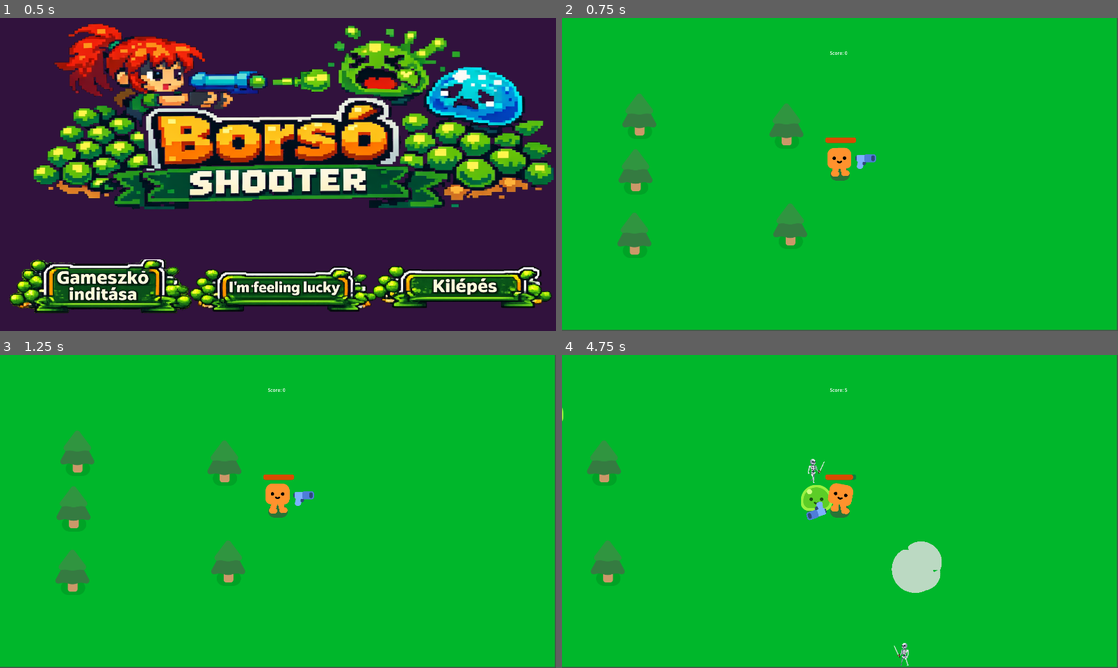
Above: before the commit, frames 1-4 (two rows, left to right).
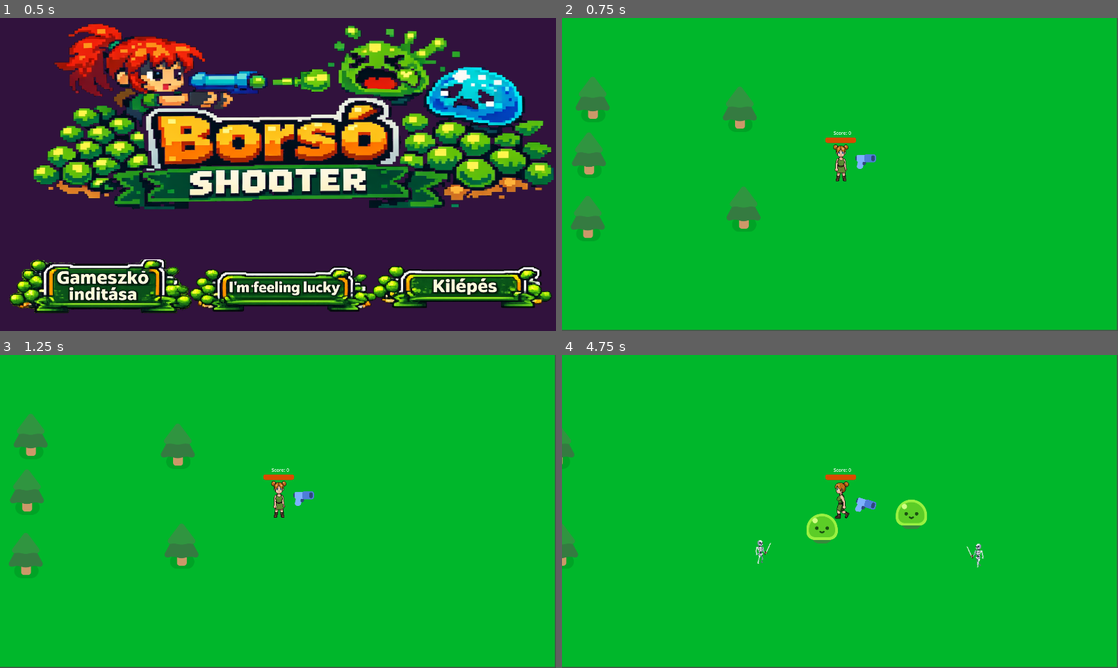
Above: after the commit, the same moments.

Repository: BeldyAdam/Godot_Top_Down_shooter
Game: Godot game, scene res://main_menu.tscn
Same seed, same stepped clock (60 frames per second), same inputs: the game is played once before the commit and once after it.
Inputs (mouse positions are in pixels of both pictures, inside the frame that each line leads up to):
- Up to frame 1 (0.5 s): no input
- Up to frame 2 (0.75 s): click (656, 290) at 0.5 s
- Up to frame 3 (1.25 s): no input
- Up to frame 4 (4.75 s): tap Enter at 1.25 s; hold D (move_right) 1.28-2.03 s; hold S (move_down) 2.03-2.78 s; hold D (move_right) 2.78-3.53 s; hold W (move_up) 3.53-4.28 s; hold A (move_left) from 4.28 s (still down)

Frame 1 is identical in both runs. In frame 2, 5.2% of the frame differs, in the area x 1-52%, y 10-76%; in frame 3, 5.3%, in the area x 1-53%, y 10-76%; in frame 4, 4.7%.

Commit message:
Add new player character with 4-directional animations (idle & walk)

Diff:
--- a/game.tscn
+++ b/game.tscn
@@ -1,8 +1,8 @@
 [gd_scene format=3 uid="uid://b3u84076due2"]
 
-[ext_resource type="PackedScene" uid="uid://c1sx7bic4uhdj" path="res://player.tscn" id="1_80nbo"]
 [ext_resource type="Script" uid="uid://dususlr2yr63q" path="res://game.gd" id="1_fc0e3"]
 [ext_resource type="PackedScene" uid="uid://dq3r015sr1uql" path="res://pine_tree.tscn" id="2_e2o6t"]
+[ext_resource type="PackedScene" uid="uid://bqy2e3ap7l3dt" path="res://player_borso.tscn" id="2_eow3j"]
 [ext_resource type="Texture2D" uid="uid://c6s3i4uywjhe5" path="res://Buttons/EndScreenImage.PNG" id="4_ryrav"]
 [ext_resource type="Texture2D" uid="uid://d8qi7qhnyl7u" path="res://Buttons/BackToMainMenu.PNG" id="5_eow3j"]
 [ext_resource type="Texture2D" uid="uid://bmdnb42moel1e" path="res://Buttons/EndScreenImageDecor.PNG" id="5_j5wjh"]
@@ -26,11 +26,10 @@
 offset_bottom = 1076.0
 color = Color(1.8289685e-06, 0.7180598, 0.16849172, 1)
 
-[node name="Player" parent="." unique_id=1549240604 instance=ExtResource("1_80nbo")]
-position = Vector2(967, 551)
+[node name="Player" parent="." unique_id=1549240604 instance=ExtResource("2_eow3j")]
+position = Vector2(1128, 609)
 
 [node name="Path2D" type="Path2D" parent="Player" unique_id=1858822692]
-position = Vector2(-967, -551)
 curve = SubResource("Curve2D_feb5d")
 
 [node name="PathFollow2D" type="PathFollow2D" parent="Player/Path2D" unique_id=313136003]
@@ -40,10 +39,10 @@
 
 [node name="ScoreLabel" type="Label" parent="Player" unique_id=570636720]
 unique_name_in_owner = true
-offset_left = -35.0
-offset_top = -431.0
-offset_right = 13.0
-offset_bottom = -408.0
+offset_left = -22.0
+offset_top = -155.0
+offset_right = 26.0
+offset_bottom = -132.0
 text = "0"
 
 [node name="PineTree" parent="." unique_id=550768128 instance=ExtResource("2_e2o6t")]
--- a/player.gd
+++ b/player.gd
@@ -10,10 +10,34 @@
 	velocity = direction * 600
 	move_and_slide()
 
+	#if velocity.length() > 0.0:
+		#%HappyBoo.play_walk_animation()
+	#else:
+		#%HappyBoo.play_idle_animation()
+
+	var sprite = $HappyBoo/Sprite
+	var anim_direction = "south"
+
+	if abs(direction.x) > abs(direction.y):
+		if direction.x > 0:
+			anim_direction = "east"
+		elif direction.x < 0:
+			anim_direction = "west"
+	else:
+		if direction.y > 0:
+			anim_direction = "south"
+		elif direction.y < 0:
+			anim_direction = "north"
+
 	if velocity.length() > 0.0:
-		%HappyBoo.play_walk_animation()
+		var walk_animation = "walk_" + anim_direction
+		if sprite.animation != walk_animation:
+			sprite.play(walk_animation)
 	else:
-		%HappyBoo.play_idle_animation()
+		var idle_animation = "idle_" + anim_direction
+		if sprite.animation != idle_animation:
+			sprite.play(idle_animation)
+
 
 	if slime_damage_cooldown > 0.0:
 		slime_damage_cooldown -= delta
--- /dev/null
+++ b/player_borso.tscn
@@ -0,0 +1,268 @@
+[gd_scene format=3 uid="uid://bqy2e3ap7l3dt"]
+
+[ext_resource type="Script" uid="uid://brvlsv1ci5w12" path="res://player.gd" id="1_jxase"]
+[ext_resource type="Texture2D" uid="uid://ddd06whbhqil3" path="res://characters/borso/animations/Breathing_Idle-a98f23d6/south/frame_000.png" id="3_bh08e"]
+[ext_resource type="Texture2D" uid="uid://csxlyqmbs4edd" path="res://characters/borso/animations/Breathing_Idle-a98f23d6/east/frame_000.png" id="3_j2ftx"]
+[ext_resource type="PackedScene" uid="uid://du5i8r7jdycua" path="res://gun.tscn" id="3_jxlfu"]
+[ext_resource type="Texture2D" uid="uid://c3yg4w2kubb0x" path="res://characters/borso/animations/Breathing_Idle-a98f23d6/east/frame_001.png" id="4_itsm7"]
+[ext_resource type="Texture2D" uid="uid://bgryrg6pdq1lq" path="res://characters/borso/animations/Breathing_Idle-a98f23d6/south/frame_001.png" id="4_ls8vi"]
+[ext_resource type="Texture2D" uid="uid://paktj21rbhym" path="res://characters/borso/animations/Breathing_Idle-a98f23d6/south/frame_002.png" id="5_g0f07"]
+[ext_resource type="Texture2D" uid="uid://bi41dfc5dt7yg" path="res://characters/borso/animations/Breathing_Idle-a98f23d6/east/frame_002.png" id="5_oguyp"]
+[ext_resource type="Texture2D" uid="uid://iociwjd1xw28" path="res://characters/borso/animations/Breathing_Idle-a98f23d6/east/frame_003.png" id="6_1gp1f"]
+[ext_resource type="Texture2D" uid="uid://bo81nh73orj2b" path="res://characters/borso/animations/Breathing_Idle-a98f23d6/south/frame_003.png" id="6_x8r2d"]
+[ext_resource type="Texture2D" uid="uid://br5jp1ekat0tp" path="res://characters/borso/animations/Breathing_Idle-a98f23d6/north/frame_000.png" id="7_7o1pn"]
+[ext_resource type="Texture2D" uid="uid://xjbwxpbbxqvc" path="res://characters/borso/animations/animation-3aeabcf0/south/frame_000.png" id="7_j2ftx"]
+[ext_resource type="Texture2D" uid="uid://bo84k43dja1r5" path="res://characters/borso/animations/Breathing_Idle-a98f23d6/north/frame_001.png" id="8_1ajm0"]
+[ext_resource type="Texture2D" uid="uid://dv68kg57c050d" path="res://characters/borso/animations/animation-3aeabcf0/south/frame_001.png" id="8_itsm7"]
+[ext_resource type="Texture2D" uid="uid://fwfslehxobwy" path="res://characters/borso/animations/Breathing_Idle-a98f23d6/north/frame_002.png" id="9_jeph1"]
+[ext_resource type="Texture2D" uid="uid://usg51y05u2e3" path="res://characters/borso/animations/animation-3aeabcf0/south/frame_002.png" id="9_oguyp"]
+[ext_resource type="Texture2D" uid="uid://bd8lejymthw5v" path="res://characters/borso/animations/animation-3aeabcf0/south/frame_003.png" id="10_1gp1f"]
+[ext_resource type="Texture2D" uid="uid://h6s1i25hr4md" path="res://characters/borso/animations/Breathing_Idle-a98f23d6/north/frame_003.png" id="10_ms0o2"]
+[ext_resource type="Texture2D" uid="uid://bkug0fnfu1jvr" path="res://characters/borso/animations/animation-3aeabcf0/south/frame_004.png" id="11_7o1pn"]
+[ext_resource type="Texture2D" uid="uid://bxpymyahosg6n" path="res://characters/borso/animations/animation-3aeabcf0/south/frame_005.png" id="12_1ajm0"]
+[ext_resource type="Texture2D" uid="uid://8p3aevmpra4v" path="res://characters/borso/animations/Breathing_Idle-a98f23d6/west/frame_000.png" id="15_3yxhy"]
+[ext_resource type="Texture2D" uid="uid://cvmindjevrxsv" path="res://characters/borso/animations/Breathing_Idle-a98f23d6/west/frame_001.png" id="16_ptrv3"]
+[ext_resource type="Texture2D" uid="uid://ero3b414ko8" path="res://characters/borso/animations/Breathing_Idle-a98f23d6/west/frame_002.png" id="17_5v0pq"]
+[ext_resource type="Texture2D" uid="uid://lrenbxja11nf" path="res://characters/borso/animations/Breathing_Idle-a98f23d6/west/frame_003.png" id="18_3cjud"]
+[ext_resource type="Texture2D" uid="uid://bn3ybe0hdlxpo" path="res://characters/borso/animations/animation-3aeabcf0/east/frame_000.png" id="19_jb87o"]
+[ext_resource type="Texture2D" uid="uid://bcgwy57tk42im" path="res://characters/borso/animations/animation-3aeabcf0/east/frame_001.png" id="20_olfl4"]
+[ext_resource type="Texture2D" uid="uid://5i7u0aul1fm" path="res://characters/borso/animations/animation-3aeabcf0/east/frame_002.png" id="21_t802q"]
+[ext_resource type="Texture2D" uid="uid://bc56ihf8hg7jw" path="res://characters/borso/animations/animation-3aeabcf0/east/frame_003.png" id="22_5wdec"]
+[ext_resource type="Texture2D" uid="uid://cxb76t0thopaw" path="res://characters/borso/animations/animation-3aeabcf0/east/frame_004.png" id="23_ockyw"]
+[ext_resource type="Texture2D" uid="uid://bfc24qu10a8kf" path="res://characters/borso/animations/animation-3aeabcf0/east/frame_005.png" id="24_hi26h"]
+[ext_resource type="Texture2D" uid="uid://dny4do4e62kve" path="res://characters/borso/animations/animation-3aeabcf0/north/frame_000.png" id="25_rlt20"]
+[ext_resource type="Texture2D" uid="uid://18h1a332d3o5" path="res://characters/borso/animations/animation-3aeabcf0/north/frame_001.png" id="26_g1cjh"]
+[ext_resource type="Texture2D" uid="uid://d267eg6igkb2f" path="res://characters/borso/animations/animation-3aeabcf0/north/frame_002.png" id="27_nk8hc"]
+[ext_resource type="Texture2D" uid="uid://b1qx3c8j5vpv2" path="res://characters/borso/animations/animation-3aeabcf0/north/frame_003.png" id="28_sx3n1"]
+[ext_resource type="Texture2D" uid="uid://b7jjqo2qujfoh" path="res://characters/borso/animations/animation-3aeabcf0/north/frame_004.png" id="29_6udor"]
+[ext_resource type="Texture2D" uid="uid://b0ipire50kc8c" path="res://characters/borso/animations/animation-3aeabcf0/north/frame_005.png" id="30_k7tww"]
+[ext_resource type="Texture2D" uid="uid://cgjpulqa22y5v" path="res://characters/borso/animations/animation-3aeabcf0/west/frame_000.png" id="37_brewe"]
+[ext_resource type="Texture2D" uid="uid://bo5pxxeuoccph" path="res://characters/borso/animations/animation-3aeabcf0/west/frame_001.png" id="38_nfytp"]
+[ext_resource type="Texture2D" uid="uid://nhsy02wbgx4c" path="res://characters/borso/animations/animation-3aeabcf0/west/frame_002.png" id="39_54mfw"]
+[ext_resource type="Texture2D" uid="uid://cu3avpd0rmpnh" path="res://characters/borso/animations/animation-3aeabcf0/west/frame_003.png" id="40_fwlbo"]
+[ext_resource type="Texture2D" uid="uid://cdlm6gra4prbk" path="res://characters/borso/animations/animation-3aeabcf0/west/frame_004.png" id="41_kwesg"]
+[ext_resource type="Texture2D" uid="uid://buh5hod2cyhnp" path="res://characters/borso/animations/animation-3aeabcf0/west/frame_005.png" id="42_mr7y6"]
+
+[sub_resource type="CircleShape2D" id="CircleShape2D_onrkg"]
+radius = 49.0
+
+[sub_resource type="CircleShape2D" id="CircleShape2D_i3pqv"]
+radius = 65.9242
+
+[sub_resource type="StyleBoxFlat" id="StyleBoxFlat_hqtel"]
+bg_color = Color(0.0961, 0.26721993, 0.31, 0.49019608)
+corner_radius_top_left = 8
+corner_radius_top_right = 8
+corner_radius_bottom_right = 8
+corner_radius_bottom_left = 8
+
+[sub_resource type="StyleBoxFlat" id="StyleBoxFlat_i3pqv"]
+bg_color = Color(0.84127694, 0.29570818, 5.7756904e-07, 1)
+corner_radius_top_left = 8
+corner_radius_top_right = 8
+corner_radius_bottom_right = 8
+corner_radius_bottom_left = 8
+
+[sub_resource type="SpriteFrames" id="SpriteFrames_jeph1"]
+animations = [{
+"frames": [{
+"duration": 1.0,
+"texture": ExtResource("3_j2ftx")
+}, {
+"duration": 1.0,
+"texture": ExtResource("4_itsm7")
+}, {
+"duration": 1.0,
+"texture": ExtResource("5_oguyp")
+}, {
+"duration": 1.0,
+"texture": ExtResource("6_1gp1f")
+}],
+"loop": true,
+"name": &"idle_east",
+"speed": 4.0
+}, {
+"frames": [{
+"duration": 1.0,
+"texture": ExtResource("7_7o1pn")
+}, {
+"duration": 1.0,
+"texture": ExtResource("8_1ajm0")
+}, {
+"duration": 1.0,
+"texture": ExtResource("9_jeph1")
+}, {
+"duration": 1.0,
+"texture": ExtResource("10_ms0o2")
+}],
+"loop": true,
+"name": &"idle_north",
+"speed": 4.0
+}, {
+"frames": [{
+"duration": 1.0,
+"texture": ExtResource("3_bh08e")
+}, {
+"duration": 1.0,
+"texture": ExtResource("4_ls8vi")
+}, {
+"duration": 1.0,
+"texture": ExtResource("5_g0f07")
+}, {
+"duration": 1.0,
+"texture": ExtResource("6_x8r2d")
+}],
+"loop": true,
+"name": &"idle_south",
+"speed": 4.0
+}, {
+"frames": [{
+"duration": 1.0,
+"texture": ExtResource("15_3yxhy")
+}, {
+"duration": 1.0,
+"texture": ExtResource("16_ptrv3")
+}, {
+"duration": 1.0,
+"texture": ExtResource("17_5v0pq")
+}, {
+"duration": 1.0,
+"texture": ExtResource("18_3cjud")
+}],
+"loop": true,
+"name": &"idle_west",
+"speed": 4.0
+}, {
+"frames": [{
+"duration": 1.0,
+"texture": ExtResource("19_jb87o")
+}, {
+"duration": 1.0,
+"texture": ExtResource("20_olfl4")
+}, {
+"duration": 1.0,
+"texture": ExtResource("21_t802q")
+}, {
+"duration": 1.0,
+"texture": ExtResource("22_5wdec")
+}, {
+"duration": 1.0,
+"texture": ExtResource("23_ockyw")
+}, {
+"duration": 1.0,
+"texture": ExtResource("24_hi26h")
+}],
+"loop": true,
+"name": &"walk_east",
+"speed": 6.0
+}, {
+"frames": [{
+"duration": 1.0,
+"texture": ExtResource("25_rlt20")
+}, {
+"duration": 1.0,
+"texture": ExtResource("26_g1cjh")
+}, {
+"duration": 1.0,
+"texture": ExtResource("27_nk8hc")
+}, {
+"duration": 1.0,
+"texture": ExtResource("28_sx3n1")
+}, {
+"duration": 1.0,
+"texture": ExtResource("29_6udor")
+}, {
+"duration": 1.0,
+"texture": ExtResource("30_k7tww")
+}],
+"loop": true,
+"name": &"walk_north",
+"speed": 6.0
+}, {
+"frames": [{
+"duration": 1.0,
+"texture": ExtResource("7_j2ftx")
+}, {
+"duration": 1.0,
+"texture": ExtResource("8_itsm7")
+}, {
+"duration": 1.0,
+"texture": ExtResource("9_oguyp")
+}, {
+"duration": 1.0,
+"texture": ExtResource("10_1gp1f")
+}, {
+"duration": 1.0,
+"texture": ExtResource("11_7o1pn")
+}, {
+"duration": 1.0,
+"texture": ExtResource("12_1ajm0")
+}],
+"loop": true,
+"name": &"walk_south",
+"speed": 6.0
+}, {
+"frames": [{
+"duration": 1.0,
+"texture": ExtResource("37_brewe")
+}, {
+"duration": 1.0,
+"texture": ExtResource("38_nfytp")
+}, {
+"duration": 1.0,
+"texture": ExtResource("39_54mfw")
+}, {
+"duration": 1.0,
+"texture": ExtResource("40_fwlbo")
+}, {
+"duration": 1.0,
+"texture": ExtResource("41_kwesg")
+}, {
+"duration": 1.0,
+"texture": ExtResource("42_mr7y6")
+}],
+"loop": true,
+"name": &"walk_west",
+"speed": 6.0
+}]
+
+[node name="Player" type="CharacterBody2D" unique_id=1549240604]
+script = ExtResource("1_jxase")
+
+[node name="Gun" parent="." unique_id=1823120757 instance=ExtResource("3_jxlfu")]
+position = Vector2(-1, -38)
+
+[node name="CollisionShape2D" type="CollisionShape2D" parent="." unique_id=1097340065]
+position = Vector2(-1, -18)
+shape = SubResource("CircleShape2D_onrkg")
+
+[node name="Camera2D" type="Camera2D" parent="." unique_id=247057751]
+
+[node name="HurtBox" type="Area2D" parent="." unique_id=1266211477]
+unique_name_in_owner = true
+collision_layer = 0
+collision_mask = 2
+
+[node name="CollisionShape2D" type="CollisionShape2D" parent="HurtBox" unique_id=90351355]
+position = Vector2(1, -40)
+shape = SubResource("CircleShape2D_i3pqv")
+debug_color = Color(0.8924674, 0.3199855, 0.11313296, 0.41960785)
+
+[node name="HealthBar" type="ProgressBar" parent="." unique_id=1633941574]
+unique_name_in_owner = true
+offset_left = -51.0
+offset_top = -128.0
+offset_right = 56.0
+offset_bottom = -109.0
+theme_override_styles/background = SubResource("StyleBoxFlat_hqtel")
+theme_override_styles/fill = SubResource("StyleBoxFlat_i3pqv")
+value = 100.0
+show_percentage = false
+
+[node name="HappyBoo" type="Node2D" parent="." unique_id=774328913]
+
+[node name="Sprite" type="AnimatedSprite2D" parent="HappyBoo" unique_id=1128878112]
+position = Vector2(3.0000002, -39)
+scale = Vector2(1.7282609, 1.7282609)
+sprite_frames = SubResource("SpriteFrames_jeph1")
+animation = &"walk_west"
Binary file added: characters/borso/animations/Breathing_Idle-a98f23d6/east/frame_000.png
Not shown, added: characters/borso/animations/Breathing_Idle-a98f23d6/east/frame_000.png.import
Binary file added: characters/borso/animations/Breathing_Idle-a98f23d6/east/frame_001.png
Not shown, added: characters/borso/animations/Breathing_Idle-a98f23d6/east/frame_001.png.import
Binary file added: characters/borso/animations/Breathing_Idle-a98f23d6/east/frame_002.png
Not shown, added: characters/borso/animations/Breathing_Idle-a98f23d6/east/frame_002.png.import
Binary file added: characters/borso/animations/Breathing_Idle-a98f23d6/east/frame_003.png
Not shown, added: characters/borso/animations/Breathing_Idle-a98f23d6/east/frame_003.png.import
Binary file added: characters/borso/animations/Breathing_Idle-a98f23d6/north/frame_000.png
Not shown, added: characters/borso/animations/Breathing_Idle-a98f23d6/north/frame_000.png.import
Binary file added: characters/borso/animations/Breathing_Idle-a98f23d6/north/frame_001.png
Not shown, added: characters/borso/animations/Breathing_Idle-a98f23d6/north/frame_001.png.import
(and 76 more such lines)
